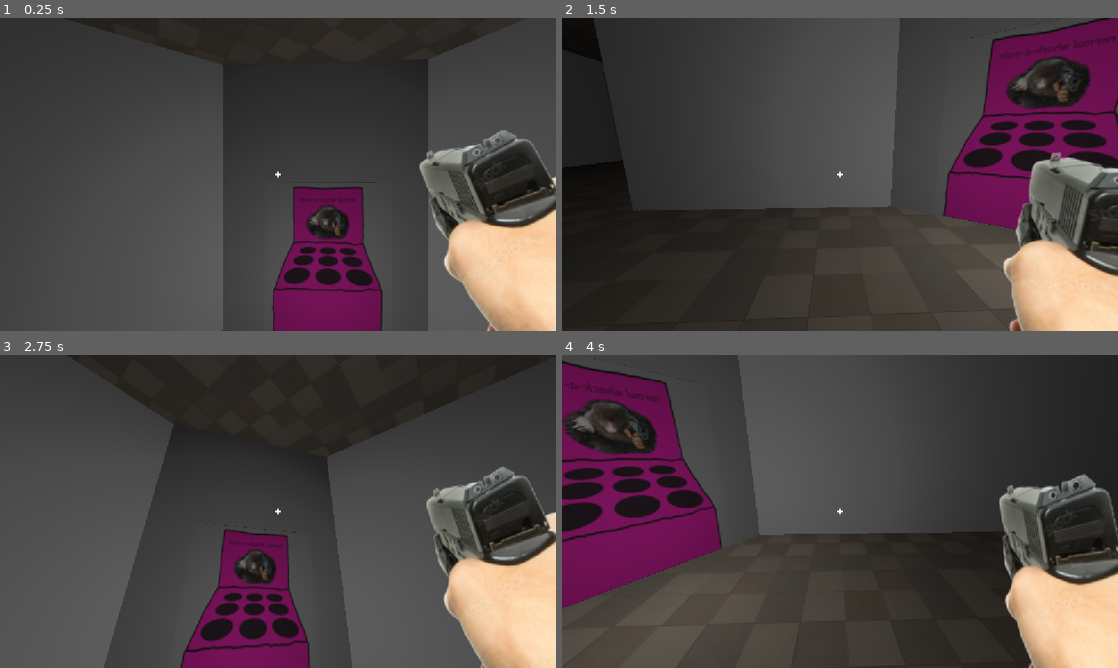
Above: before the commit, frames 1-4 (two rows, left to right).
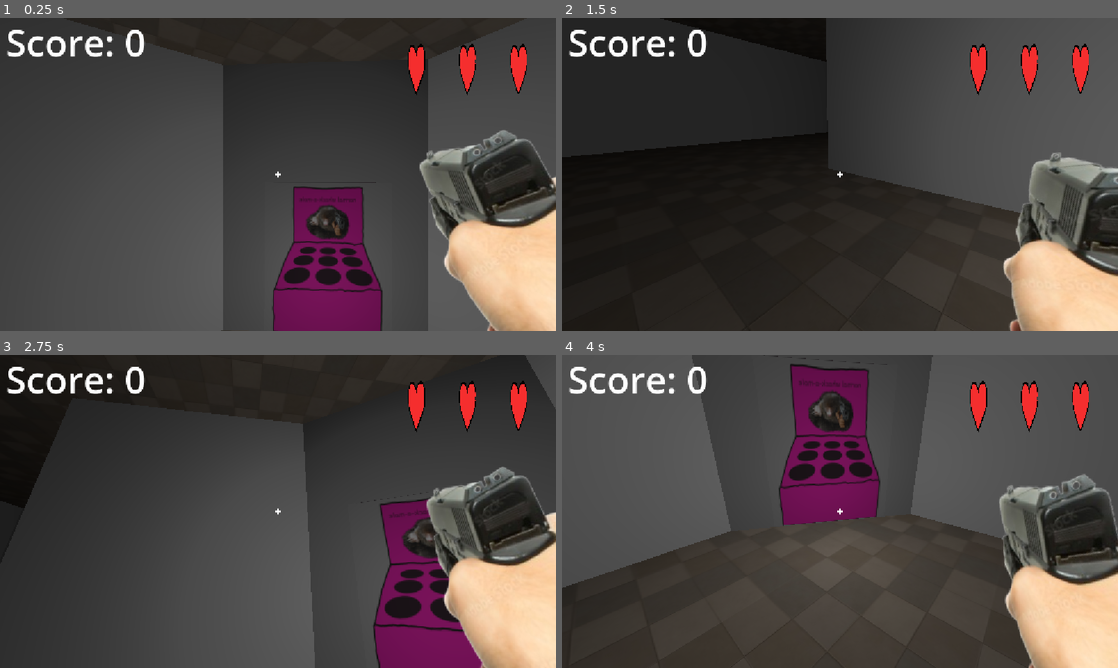
Above: after the commit, the same moments.

Repository: DaneyLmao/fight-a-mole
Game: Godot game, scene res://3D.tscn
The game is run twice, just before and just after one commit, with the same random seed, the same clock (stepped at 60 frames per second) and the same inputs. This scene is started directly instead of the project's main scene.
Inputs (mouse positions are in pixels of both pictures, inside the frame that each line leads up to):
- Up to frame 1 (0.25 s): no input
- Up to frame 2 (1.5 s): tap Enter (ui_accept) at 0.5 s; move the mouse to (962, 158) at 0.52 s; hold Right (ui_right) 0.53-1.25 s; tap A (a) at 0.6 s; click (962, 158) at 0.67 s; tap Space (jump) at 0.77 s; tap D (d) at 0.8 s; drag from (728, 190) to (812, 237) at 1.27 s
- Up to frame 3 (2.75 s): move the mouse to (333, 442) at 2.02 s; hold Right (ui_right) from 2.03 s (still down); tap S (s) at 2.1 s; click (333, 442) at 2.17 s; tap W (w) at 2.3 s
- Up to frame 4 (4 s): release Right (ui_right) at 2.75 s; drag from (812, 574) to (673, 464) at 2.77 s; move the mouse to (1006, 558) at 3.52 s; hold Left (ui_left) from 3.53 s (still down); tap A (a) at 3.6 s; click (1006, 558) at 3.67 s; tap Space (jump) at 3.77 s; tap D (d) at 3.8 s

The runs differ from the first frame. In frame 1, 1.8% of the frame differs, in the area x 1-95%, y 3-25%; in frame 2, 41%; in frame 3, 38%; in frame 4, 51%, in the area x 0-100%, y 0-100%.

Commit message:
job

Diff:
--- a/3D.tscn
+++ b/3D.tscn
@@ -7,6 +7,10 @@
 [ext_resource type="Texture2D" uid="uid://d3nvyfinmr3w5" path="res://1000_F_529266429_1atYi9eEHoiYmlQwSJyNGObrrH9I5NOs-removebg-preview.png" id="4_nhkuo"]
 [ext_resource type="Script" uid="uid://blax5p7bqirbx" path="res://tracker3d.gd" id="5_vwhn5"]
 [ext_resource type="Texture2D" uid="uid://dv747ov6fcrsg" path="res://addons/JehenoAdvancedFirstPersonController/PlayerCharacter/HUD/crosshair.png" id="6_01ym8"]
+[ext_resource type="Script" uid="uid://b6fga5v5mgwrk" path="res://health_component.gd" id="8_oxv02"]
+[ext_resource type="Script" uid="uid://brmr2e251fdgh" path="res://score_label_3D.gd" id="8_ty56h"]
+[ext_resource type="Script" uid="uid://dlqxau7kf5fdj" path="res://texturerect.health.gd" id="9_ty56h"]
+[ext_resource type="Texture2D" uid="uid://b8kbqtys7e3ba" path="res://full_heart.png" id="10_jwkbx"]
 
 [sub_resource type="StandardMaterial3D" id="StandardMaterial3D_jkk2y"]
 albedo_texture = ExtResource("2_jltlb")
@@ -233,6 +237,62 @@
 transform = Transform3D(1, 0, 0, 0, 1, 0, 0, 0, 1, 0, 0, -36.500652)
 use_collision = true
 
-[node name="MeshInstance3D" type="MeshInstance3D" parent="." unique_id=1642843570]
-transform = Transform3D(0.022943057, -0.03276608, -1.4322509e-09, 0, -1.7484555e-09, 0.04, -0.03276608, -0.022943057, -1.0028729e-09, -21.03, 0, -12.229)
-gi_lightmap_texel_scale = 16.0
+[node name="UI" type="CanvasLayer" parent="." unique_id=724354307]
+
+[node name="ScoreLabel" type="Label" parent="UI" unique_id=1139131043]
+offset_left = 12.0
+offset_top = -2.0
+offset_right = 389.0
+offset_bottom = 135.0
+scale = Vector2(0.7693708, 0.7618696)
+theme_override_font_sizes/font_size = 100
+text = "Score: 0"
+script = ExtResource("8_ty56h")
+
+[node name="CanvasLayer" type="CanvasLayer" parent="UI/ScoreLabel" unique_id=1634782982]
+
+[node name="ColorRect" type="ColorRect" parent="UI" unique_id=763420725]
+visible = false
+offset_right = 1148.0
+offset_bottom = 649.0
+mouse_filter = 2
+color = Color(1, 0, 0, 1)
+
+[node name="HealthComponent" type="Node" parent="." unique_id=414429853]
+script = ExtResource("8_oxv02")
+
+[node name="Healthbar" type="HBoxContainer" parent="HealthComponent" unique_id=1416934531]
+offset_left = 1134.0
+offset_top = -122.00001
+offset_right = 1262.0
+offset_bottom = -82.00001
+scale = Vector2(2.4057, 10.654494)
+
+[node name="Control" type="Control" parent="HealthComponent/Healthbar" unique_id=445623080 node_paths=PackedStringArray("health_component")]
+layout_mode = 2
+script = ExtResource("9_ty56h")
+health_component = NodePath("../..")
+
+[node name="TextureRect2" type="TextureRect" parent="HealthComponent/Healthbar/Control" unique_id=448498667]
+layout_mode = 0
+offset_left = -131.99997
+offset_right = -91.99997
+offset_bottom = 40.0
+texture = ExtResource("10_jwkbx")
+expand_mode = 2
+
+[node name="TextureRect" type="TextureRect" parent="HealthComponent/Healthbar/Control" unique_id=2055303314]
+layout_mode = 0
+offset_left = -87.99997
+offset_right = -47.99997
+offset_bottom = 40.0
+texture = ExtResource("10_jwkbx")
+expand_mode = 2
+
+[node name="TextureRect3" type="TextureRect" parent="HealthComponent/Healthbar/Control" unique_id=608938835]
+layout_mode = 0
+offset_left = -43.99997
+offset_right = -3.9999695
+offset_bottom = 40.0
+texture = ExtResource("10_jwkbx")
+expand_mode = 2
--- a/game_state.gd
+++ b/game_state.gd
@@ -21,6 +21,7 @@
 
 func add_score(points: int) -> void:
 	score += points
+	print("SCORE UPDATED: ", score)
 	score_changed.emit(score)
 
 func set_health(value: int) -> void:
--- a/project.godot
+++ b/project.godot
@@ -62,7 +62,7 @@
 }
 exit={
 "deadzone": 0.2,
-"events": [Object(InputEventKey,"resource_local_to_scene":fa …(141 unchanged characters)… ":false,"keycode":0,"physical_keycode":4194336,"key_label":0,"unicode":0,"location":0,"echo":false,"script":null)
+"events": [Object(InputEventKey,"resource_local_to_scene":fa …(141 unchanged characters)… ":false,"keycode":0,"physical_keycode":47,"key_label":0,"unicode":47,"location":0,"echo":false,"script":null)
 ]
 }
 jump={
--- /dev/null
+++ b/score_label_3D.gd
@@ -0,0 +1,13 @@
+
+extends Label
+
+func _ready() -> void:
+	# Listen for score changes
+	GameState.score_changed.connect(_update_score)
+
+	# Display the current score immediately
+	_update_score(GameState.score)
+
+
+func _update_score(new_score: int) -> void:
+	text = "Score: " + str(new_score)
--- a/sprite_2d.tscn
+++ b/sprite_2d.tscn
@@ -18,6 +18,7 @@
 [ext_resource type="Script" uid="uid://b6fga5v5mgwrk" path="res://health_component.gd" id="15_ikdaa"]
 [ext_resource type="Texture2D" uid="uid://b8kbqtys7e3ba" path="res://full_heart.png" id="16_ikdaa"]
 [ext_resource type="Script" uid="uid://dlqxau7kf5fdj" path="res://texturerect.health.gd" id="16_shsg8"]
+[ext_resource type="Script" uid="uid://brmr2e251fdgh" path="res://score_label_3D.gd" id="16_st8jt"]
 [ext_resource type="Script" uid="uid://ckj8dpf8ek81s" path="res://damage.fx.gd" id="18_ikdaa"]
 [ext_resource type="Script" uid="uid://dmjt4geois14o" path="res://menus.gd" id="19_v7144"]
 
@@ -193,6 +194,7 @@
 scale = Vector2(0.7693708, 0.7618696)
 theme_override_font_sizes/font_size = 100
 text = "Score: 0"
+script = ExtResource("16_st8jt")
 
 [node name="CanvasLayer" type="CanvasLayer" parent="UI/ScoreLabel" unique_id=275774743]
 
Not shown, added: score_label_3D.gd.uid
